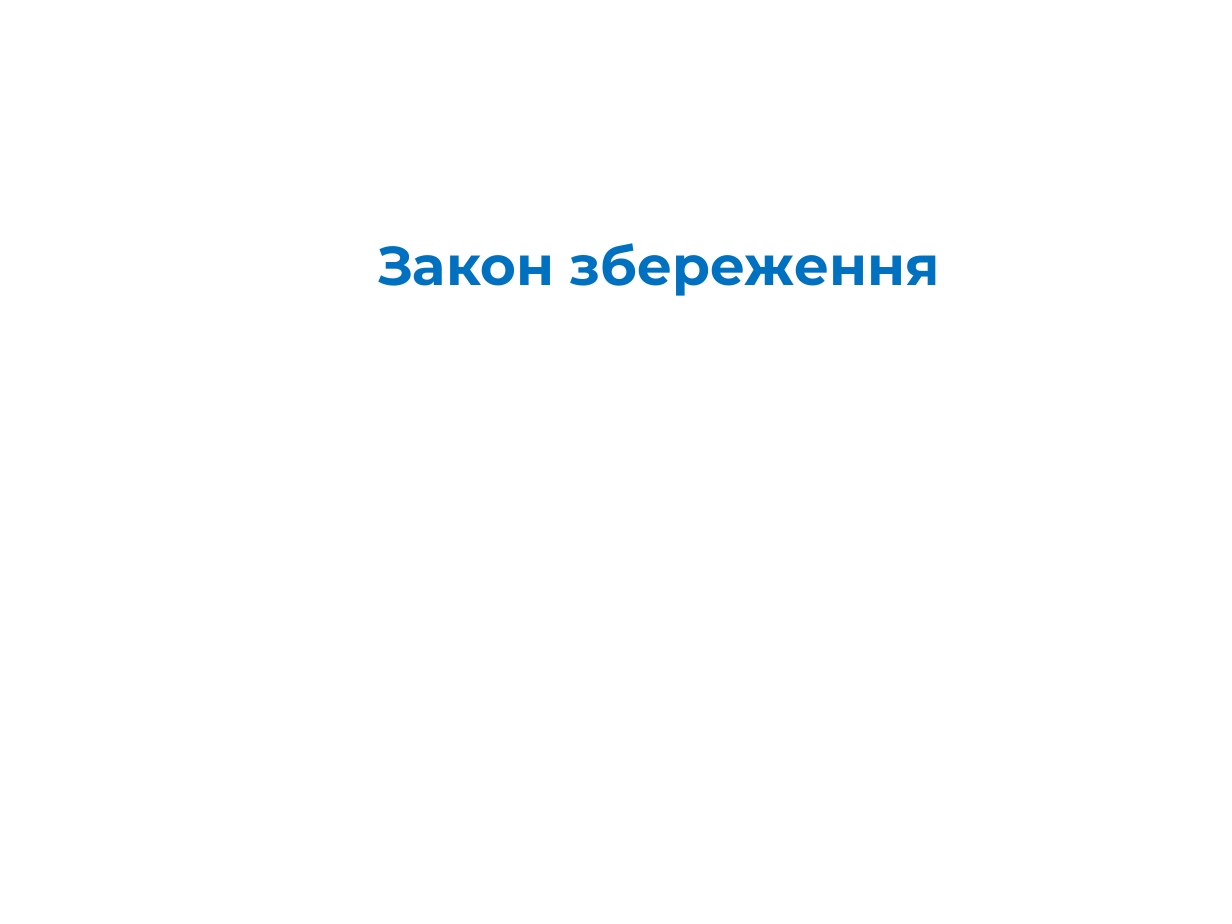
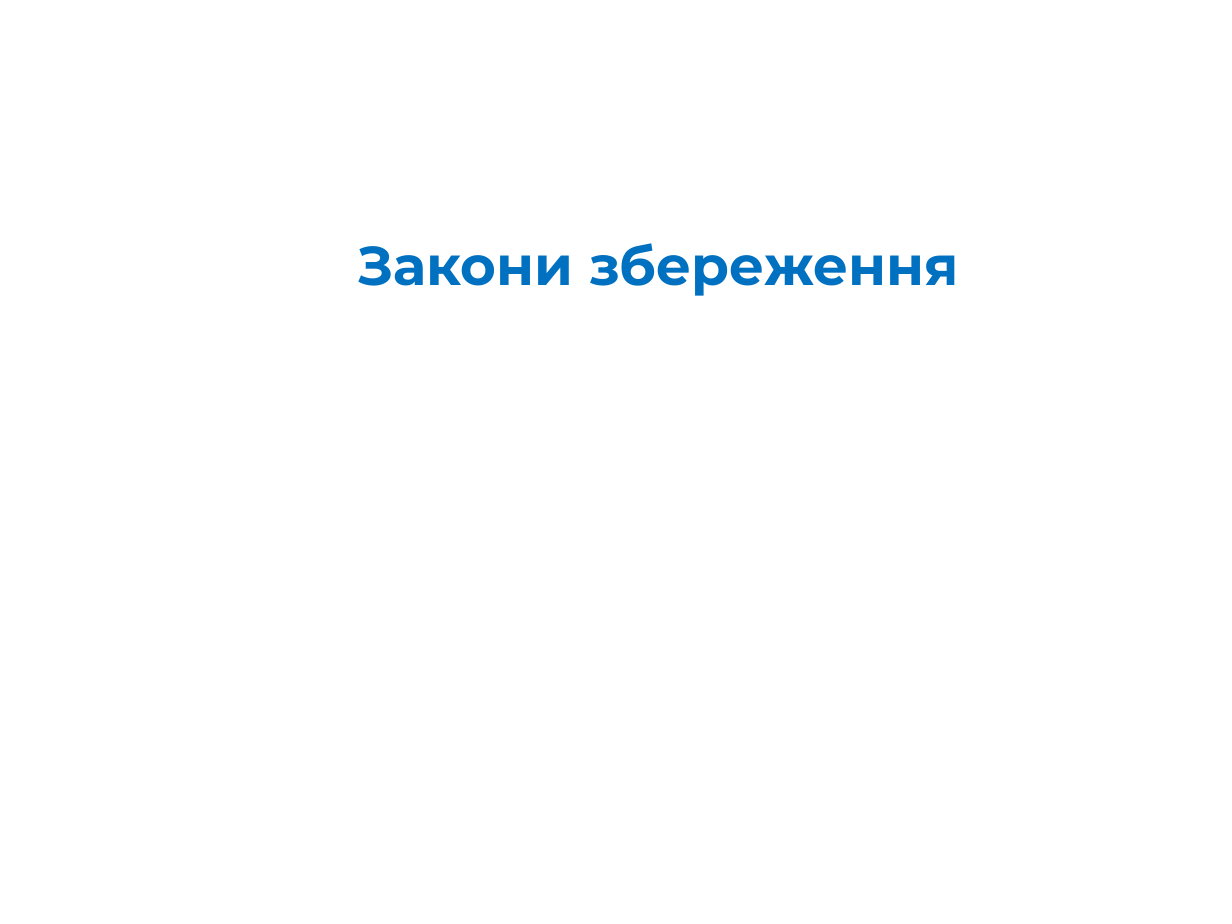
Before and after one commit to l432/NMK, a slide deck: slide 3 of Lecture/Chem/2023_24/1semestr/03_Закони збереження/Less03.ppt. Drawn at 1232x924 pixels with LibreOffice and Linux fonts; fonts in the diff are those of the drawing. Boxes give left, top, right and bottom in pixels: in the first picture for what was removed or moved away, otherwise in the second. Text is boxed around its words. In the diff, an @@ line names an element or a change of style, - is before the commit and + after.

```diff
--- a/Lecture/Chem/2023_24/1semestr/03_Закони збереження/Less03.ppt
+++ b/Lecture/Chem/2023_24/1semestr/03_Закони збереження/Less03.ppt
@@ text at (358, 243, 959, 296): text changed @@
-Закон збереження
+Закони збереження
```
Also in this commit, not shown: 1 other file.
